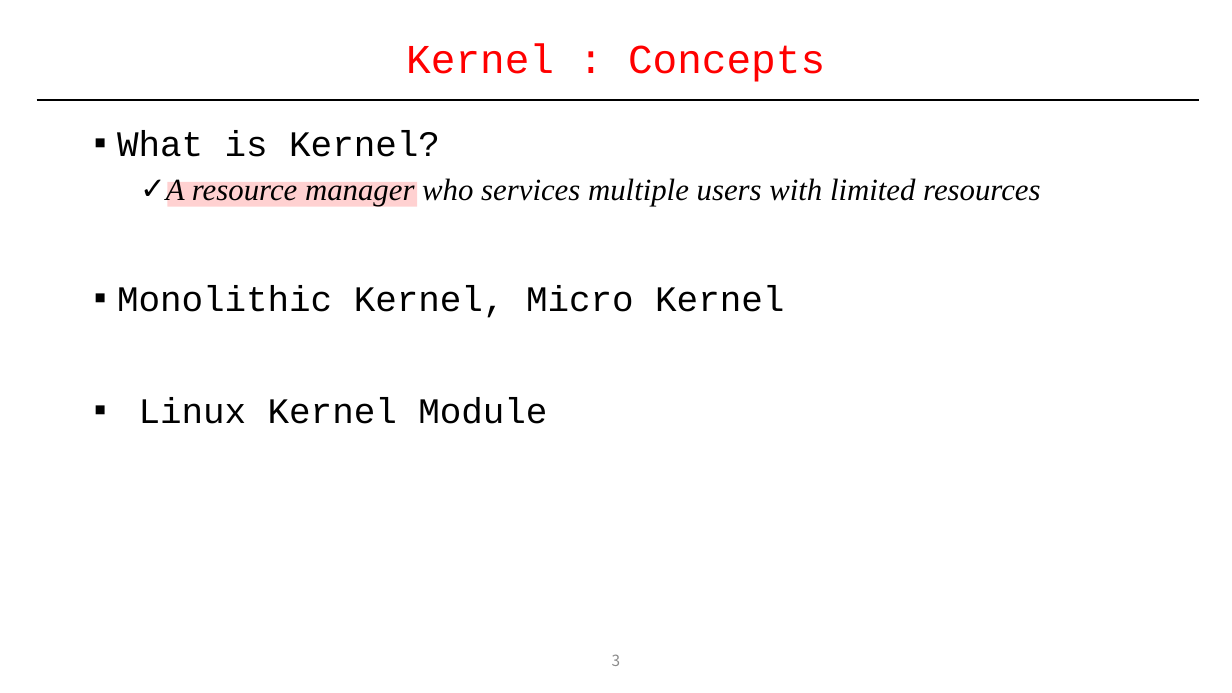
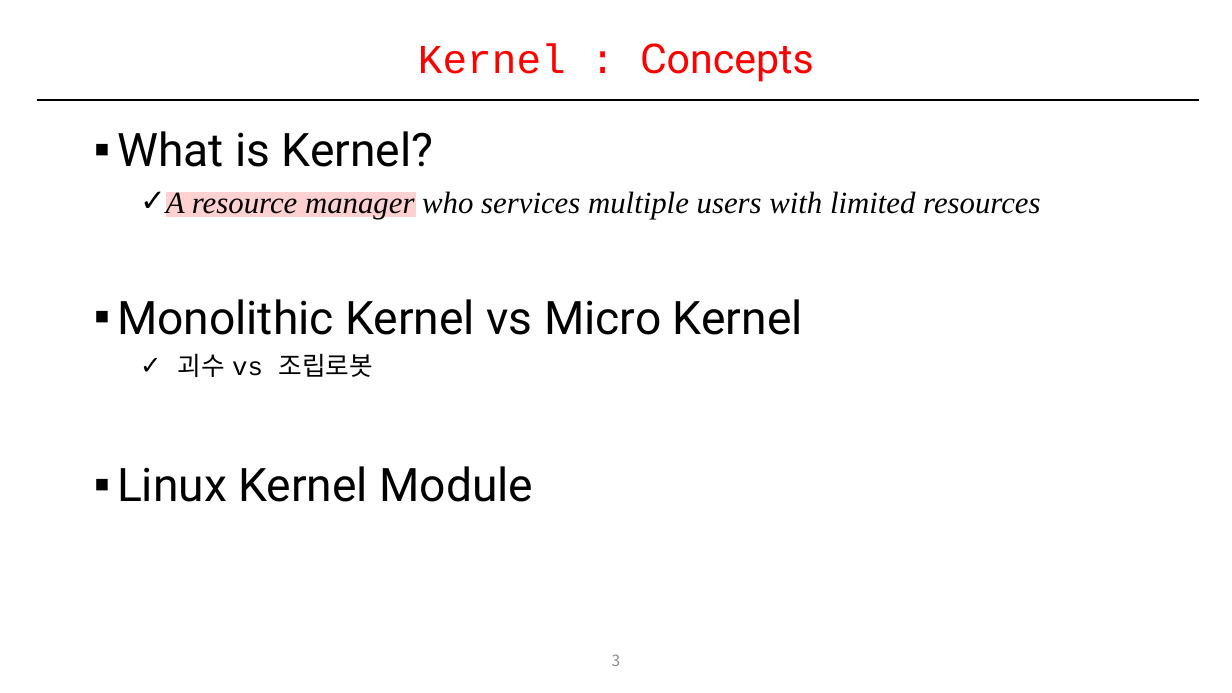
Before and after one commit to DKU-EmbeddedSystem-Lab/2022_Kernel_Study, a slide deck: slide 3 of 1주(1월 4일)/1주차_리눅스 커널 모듈 프로그래밍_송인호_PPT.pptx. Drawn at 1232x693 pixels with LibreOffice and Linux fonts; fonts in the diff are those of the drawing. Boxes give left, top, right and bottom in pixels: in the first picture for what was removed or moved away, otherwise in the second. Text is boxed around its words. In the diff, an @@ line names an element or a change of style, - is before the commit and + after.

```diff
--- a/1주(1월 4일)/1주차_리눅스 커널 모듈 프로그래밍_송인호_PPT.pptx
+++ b/1주(1월 4일)/1주차_리눅스 커널 모듈 프로그래밍_송인호_PPT.pptx
@@ title "Kernel : Concepts" at [418, 43, 814, 82]: font Courier New to Roboto in "Concepts" @@
@@ text at [117, 131, 534, 502]: size 28 to 36 pt, font Courier New to Roboto in "What is Kernel?", "Linux Kernel Module" @@
@@ rectangle: place and size @@
-rectangle at [167, 182, 417, 207]
+rectangle at [166, 192, 416, 217]
@@ text at [117, 299, 803, 377]: text changed; size 28 to 36 pt; font Courier New to Roboto @@
-▪ Monolithic Kernel, Micro Kernel
+▪ Monolithic Kernel vs Micro Kernel
+  ✓ 괴수 vs 조립로봇
```
Also in this commit, not shown: 12 other slides changed, 2 slides added, 29 slides removed.
